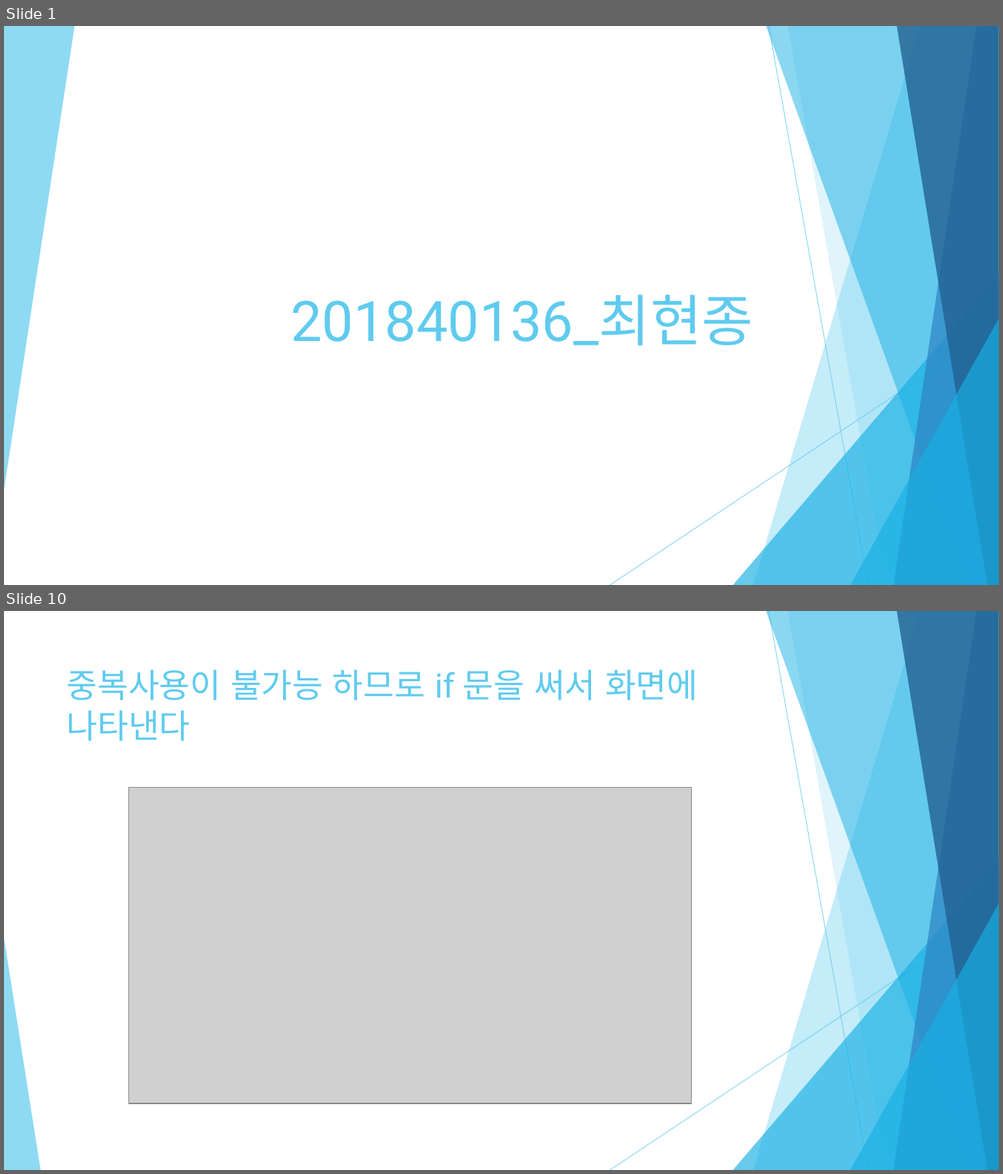
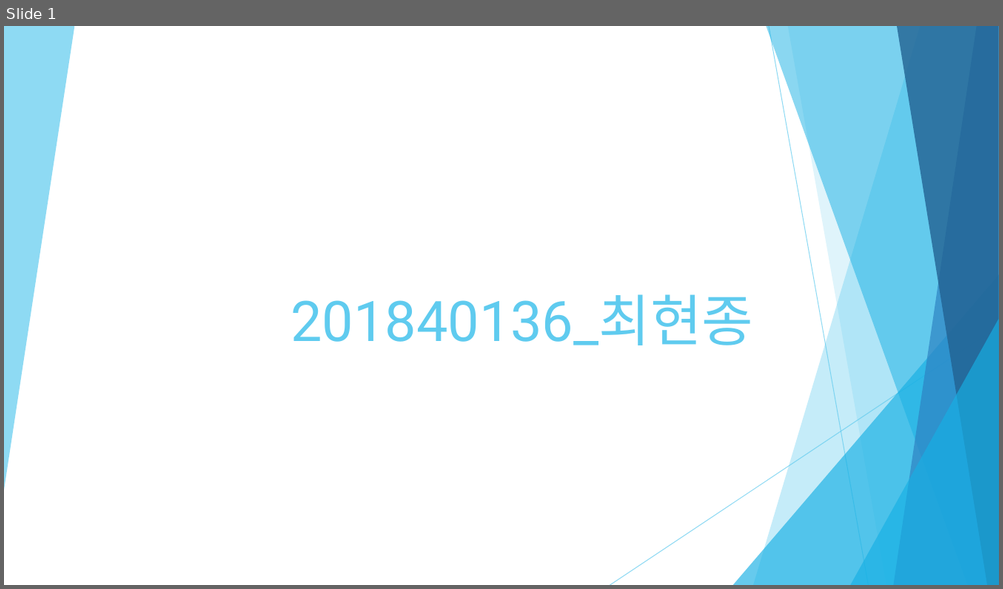
Before and after one commit to Meojong/php_201840136, a slide deck: 201840136_최현종_PHP_2주차.pptx. Shown one above the other, each under a label of ours: slides 1 and 10 before the commit, slide 1 after it; the slides between them are not shown. The pictures are 1003x1174 and 1003x589 pixels, drawn with LibreOffice and Linux fonts; fonts in the diff are those of the drawing; grey boxes stand for pictures. Boxes give left, top, right and bottom in pixels: in the first picture for what was removed or moved away, otherwise in the second. Text is boxed around its words. In the diff, an @@ line names an element or a change of style, - is before the commit and + after.

```diff
--- a/201840136_최현종_PHP_2주차.pptx
+++ b/201840136_최현종_PHP_2주차.pptx
@@ slide 10 removed at (x1=4, y1=611, x2=999, y2=1170), background #FFFFFF; not listed: 9 template elements that a slide beside it also shows @@
@@ title removed at (x1=67, y1=669, x2=697, y2=741) @@
-중복사용이 불가능 하므로 if 문을 써서 화면에
-나타낸다
@@ picture removed at (x1=128, y1=787, x2=692, y2=1103) @@
@@ triangle removed at (x1=4, y1=939, x2=40, y2=1170) @@
```
Also in this commit, not shown: 6 slides changed, 6 slides added, 8 other slides removed.
